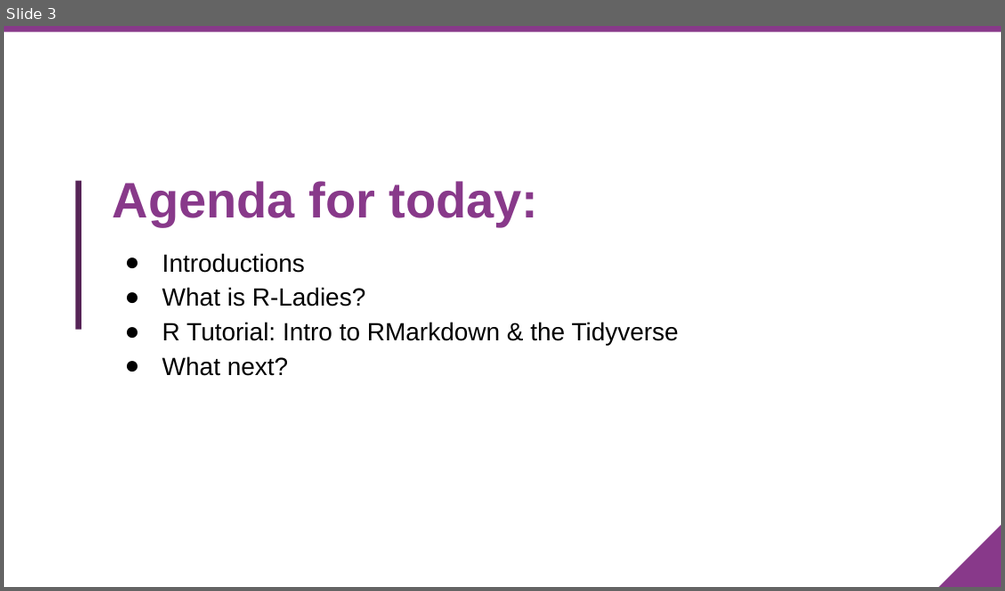
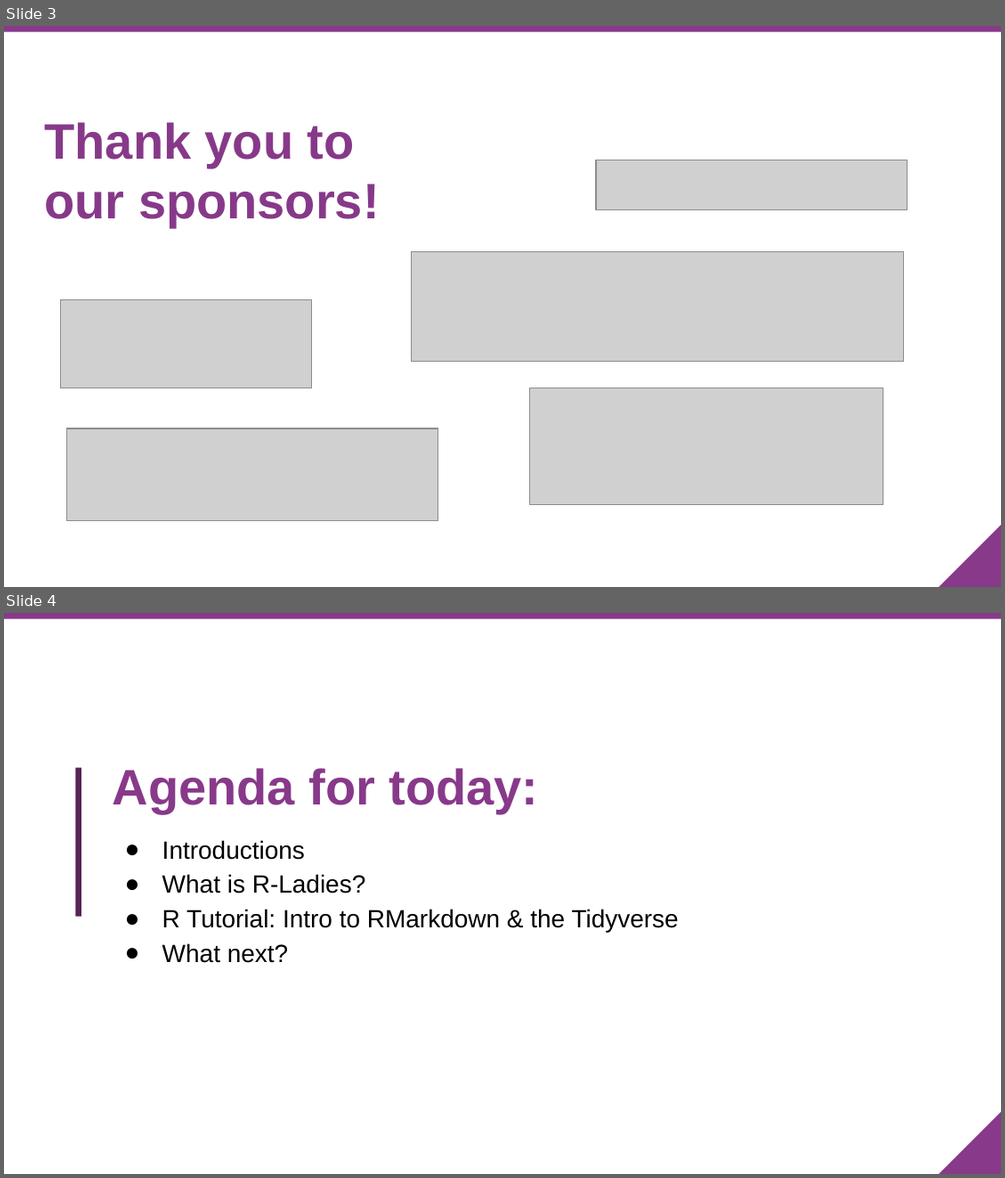
Before and after one commit to RLadiesCharlottesville/Presentations, a slide deck: 2019-08-27-R_Tutorial_RMarkdown_Tidyverse.pptx. Shown one above the other, each under a label of ours: slide 3 before the commit, slides 3 and 4 after it. The pictures are 1005x591 and 1005x1178 pixels, drawn with LibreOffice and Linux fonts; fonts in the diff are those of the drawing; grey boxes stand for pictures; background and template pictures are left out. Boxes give left, top, right and bottom in pixels: in the first picture for what was removed or moved away, otherwise in the second. Text is boxed around its words. In the diff, an @@ line names an element or a change of style, - is before the commit and + after.

```diff
--- a/2019-08-27-R_Tutorial_RMarkdown_Tidyverse.pptx
+++ b/2019-08-27-R_Tutorial_RMarkdown_Tidyverse.pptx
@@ slide 3 added at [4,26,1001,587], background #FFFFFF; not listed: 2 template elements that a slide beside it also shows @@
@@ subtitle added at [45,122,379,227], 36 pt, text #873989, bold @@
+Thank you to our sponsors!
@@ picture added at [596,160,907,210] @@
@@ picture added at [412,251,904,361] @@
@@ picture added at [61,300,312,388] @@
@@ picture added at [529,388,883,505] @@
@@ picture added at [67,428,438,522] @@
@@ what was slide 3 is now slide 4 @@
```
Also in this commit, not shown: 30 slides changed, 1 other slide added, 1 slide removed.
